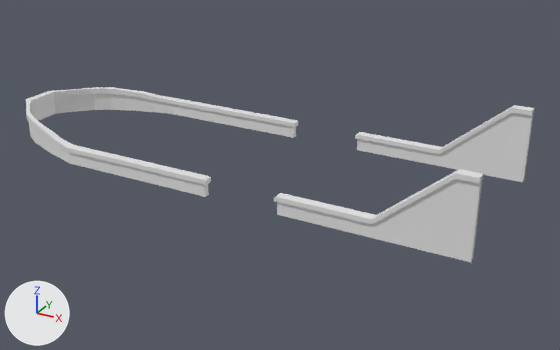
One commit to the OBJ model Game/res/assets/models/DeckRail.obj: the scene before it, then after it.
Camera for both pictures: a 50 mm lens placed at (29.3, -30.1, 15.7), pointed at (10.4, 4.3, -1.5). Lighting does not change. The marker at lower left points along +X, +Y and +Z. Where no turn or scale is listed for an object, it has been applied to the vertices.

Objects in the first picture: 'DeckRail'.
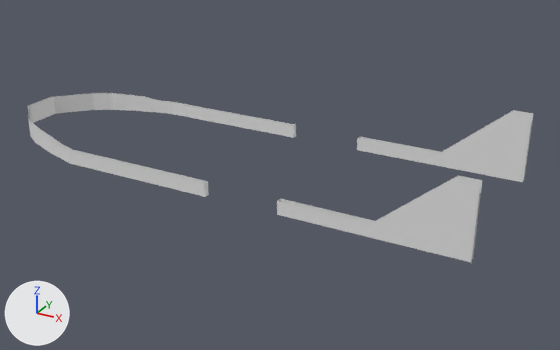
Location of each change, [x1, y1, x2, y2] in pixels of the pictures (560 x 350 px):
'DeckRail', reshaped
    before: [26, 87, 535, 262]
    after: [27, 93, 534, 262]
part 1 of me_deckrail, deleted
    before: [355, 105, 535, 154]
part 2 of me_deckrail, deleted
    before: [26, 87, 298, 185]
part 3 of me_deckrail, deleted
    before: [274, 169, 484, 224]

Edits to the bpy script that builds the scene:
```text
Change me_deckrail:
    used by ob_deckrail; location = (0.0, 0.0, 0.0)
    remove me_deckrail.from_pydata(...)  # 456 vertices, 792 faces; spans x -7.1..22.6, y -1.0..9.0, z -1.0..3.0
    add me_deckrail.from_pydata(...)  # 204 vertices, 200 faces; spans x -7.0..22.6, y -0.9..8.9, z -1.0..2.7
    me_deckrail part 1
    44 vertices are removed from x 13.0..22.6, y 8.5..9.0, z -0.3..3.0
    98 faces are deleted
    me_deckrail part 2
    164 vertices are removed from x -7.1..9.1, y -1.0..9.0, z -0.3..0.5
    396 faces are deleted
    me_deckrail part 3
    44 vertices are removed from x 13.0..22.6, y -1.0..-0.5, z -0.3..3.0
    98 faces are deleted
```
